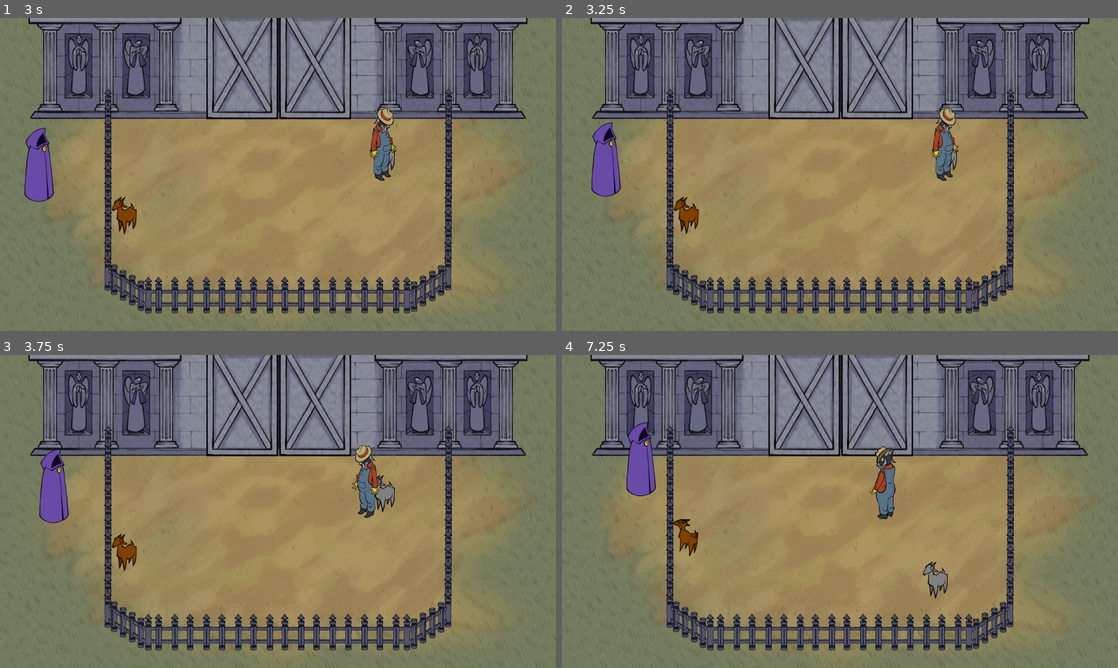
Above: before the commit, frames 1-4 (two rows, left to right).
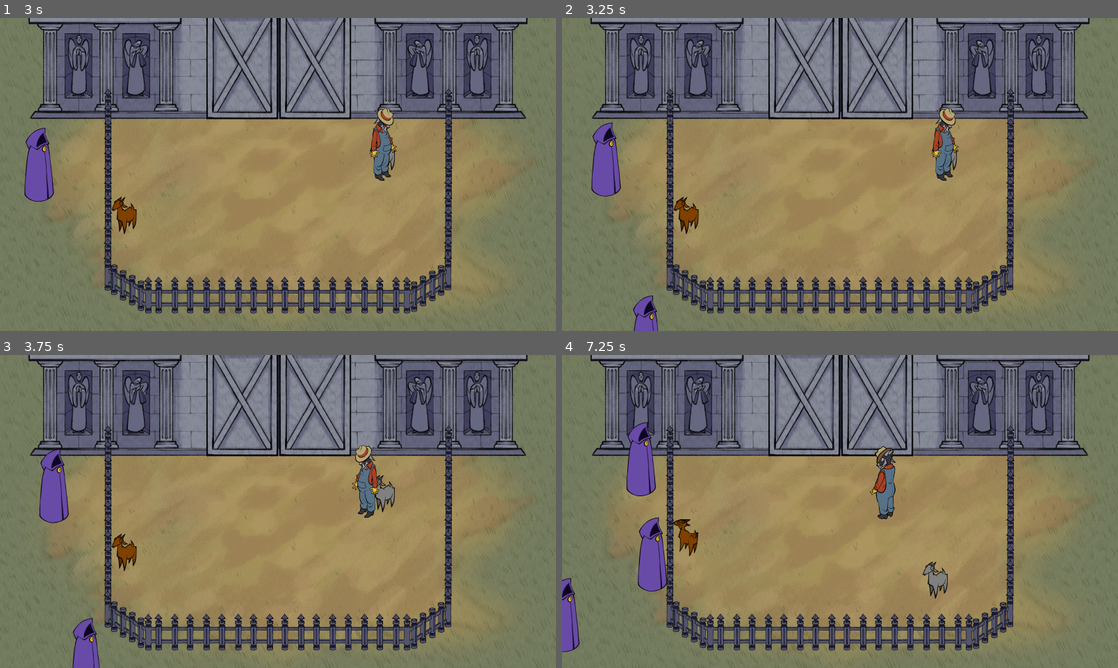
Above: after the commit, the same moments.

Repository: jadicodes/goat-game
Game: Godot game, scene res://farm/farm.tscn
Two runs of this game, one before a commit and one after it. Both use one fixed random seed, a clock stepped at 60 frames per second and the inputs below.
Inputs (mouse positions are in pixels of both pictures, inside the frame that each line leads up to):
- Up to frame 1 (3 s): tap Enter at 0.5 s; move the mouse to (400, 158) at 0.52 s; hold D (move_right) 0.53-1.25 s; hold E (interact) 0.53-1.25 s; click (400, 158) at 0.67 s; drag from (166, 190) to (278, 80) at 1.27 s; move the mouse to (333, 105) at 2.02 s; hold D (move_right) 2.03-2.75 s; tap Alt at 2.1 s; drag from (250, 237) to (122, 224) at 2.77 s
- Up to frame 2 (3.25 s): no input
- Up to frame 3 (3.75 s): move the mouse to (444, 558) at 3.52 s; hold A (move_left) from 3.53 s (still down); hold E (interact) from 3.53 s (still down)
- Up to frame 4 (7.25 s): release A (move_left) at 4.25 s; release E (interact) at 4.25 s; drag from (673, 464) to (940, 514) at 4.27 s; move the mouse to (867, 511) at 5.02 s; hold S (move_down) 5.03-5.75 s; tap Alt at 5.1 s; click (867, 511) at 5.17 s; drag from (756, 433) to (684, 545) at 5.77 s; move the mouse to (962, 495) at 6.52 s; hold W (move_up) from 6.53 s (still down); hold E (interact) from 6.53 s (still down)

Frame 1 is identical in both runs. In frame 2, 0.4% of the frame differs, in the area x 12-18%, y 88-100%; in frame 3, 0.6%; in frame 4, 1.6%, in the area x 0-19%, y 51-95%.

Commit message:
Make shopper outline local to scene

Diff:
--- a/project/farm/farm.tscn
+++ b/project/farm/farm.tscn
@@ -13,6 +13,8 @@
 "points": PackedVector2Array(0, 0, 0, 0, -47, 386, 0, 0, 0, 0, -53, 1109, 0, 0, 0, 0, 1939, 1105, 0, 0, 0, 0, 1941, 373)
 }
 point_count = 4
+
+[sub_resource type="ShaderMaterial" id="ShaderMaterial_ol6uc"]
 
 [node name="Farm" type="Node2D"]
 y_sort_enabled = true
@@ -61,10 +63,11 @@
 rotation = 1.57909
 
 [node name="Timer" type="Timer" parent="."]
-wait_time = 35.0
+wait_time = 3.0
 autostart = true
 
 [node name="Shopper" parent="." instance=ExtResource("4_72csm")]
+material = SubResource("ShaderMaterial_ol6uc")
 position = Vector2(-70, 725)
 
 [connection signal="timeout" from="Timer" to="." method="_on_timer_timeout"]
--- a/project/goat/goat.tscn
+++ b/project/goat/goat.tscn
@@ -2,7 +2,7 @@
 
 [ext_resource type="Script" uid="uid://cwrc72jas37aa" path="res://goat/goat.gd" id="1_whs48"]
 [ext_resource type="Script" uid="uid://d20spc7xxot7" path="res://directional_sprite/directional_sprite.gd" id="2_d2nyf"]
-[ext_resource type="Shader" uid="uid://gbw1pjqif6ic" path="res://goat/hover_outline.gdshader" id="2_rf04r"]
+[ext_resource type="Shader" uid="uid://gbw1pjqif6ic" path="res://hover_outline.gdshader" id="2_rf04r"]
 [ext_resource type="Texture2D" uid="uid://drg48rpojyljm" path="res://goat/goat_sprite_back.png" id="4_rf04r"]
 [ext_resource type="Texture2D" uid="uid://b37k3xd0n13lf" path="res://goat/goat_sprite.png" id="4_xcji4"]
 [ext_resource type="Script" uid="uid://dwxhny1t5uu8p" path="res://state_machine/state_machine.gd" id="5_lkuck"]
--- a/project/shopper/shopper.tscn
+++ b/project/shopper/shopper.tscn
@@ -1,7 +1,7 @@
 [gd_scene load_steps=17 format=3 uid="uid://dircmh8bpxfv7"]
 
 [ext_resource type="Script" uid="uid://7cnn8nna2ipi" path="res://shopper/shopper.gd" id="1_jyoi8"]
-[ext_resource type="Shader" uid="uid://gbw1pjqif6ic" path="res://goat/hover_outline.gdshader" id="2_gio20"]
+[ext_resource type="Shader" uid="uid://gbw1pjqif6ic" path="res://hover_outline.gdshader" id="2_gio20"]
 [ext_resource type="Texture2D" uid="uid://d3ychibtxju4a" path="res://shopper/cultist_sprite.png" id="2_ldiyr"]
 [ext_resource type="Script" uid="uid://dwxhny1t5uu8p" path="res://state_machine/state_machine.gd" id="3_3r4rk"]
 [ext_resource type="Script" uid="uid://bk6gvoey2vghv" path="res://shopper/state_machine/shopper_enter_state.gd" id="4_ldiyr"]
@@ -15,6 +15,7 @@
 [ext_resource type="Script" uid="uid://b7q5g2qn104n3" path="res://shopper/speech_bubble.gd" id="12_avbde"]
 
 [sub_resource type="ShaderMaterial" id="ShaderMaterial_aacoh"]
+resource_local_to_scene = true
 shader = ExtResource("2_gio20")
 shader_parameter/allow_out_of_bounds = true
 shader_parameter/outline_thickness = 4.0
Not shown: 1 places in project/farm/farm.tscn that only renumber resources
Renamed: project/goat/hover_outline.gdshader -> project/hover_outline.gdshader
Renamed: project/goat/hover_outline.gdshader.uid -> project/hover_outline.gdshader.uid
